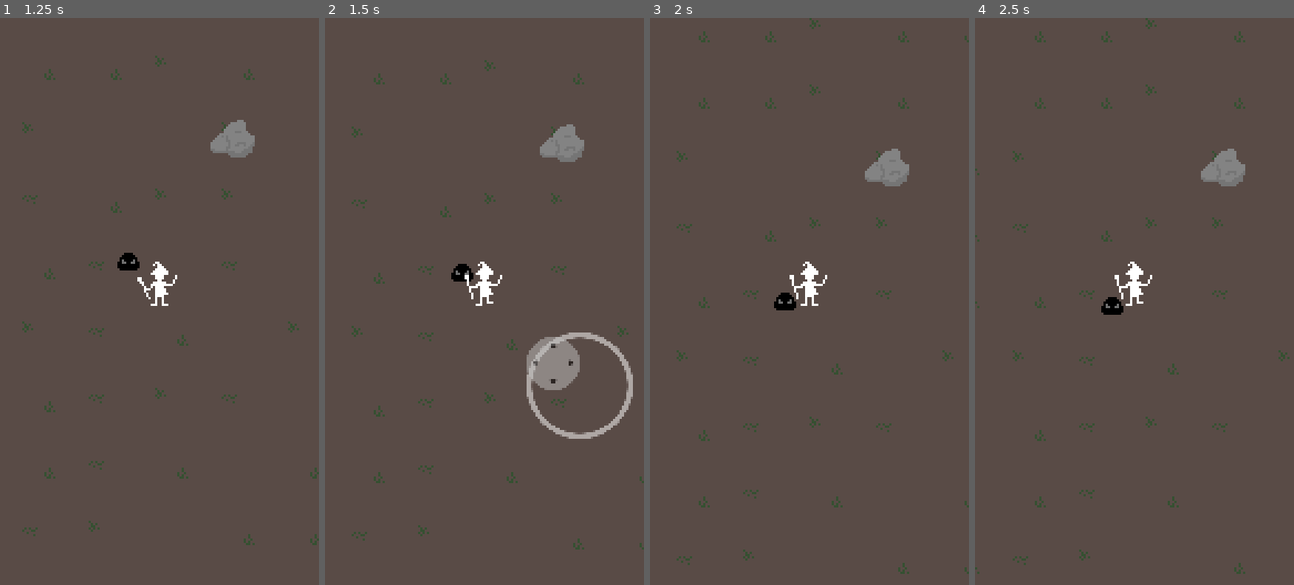
Above: before the commit, frames 1-4 (left to right).
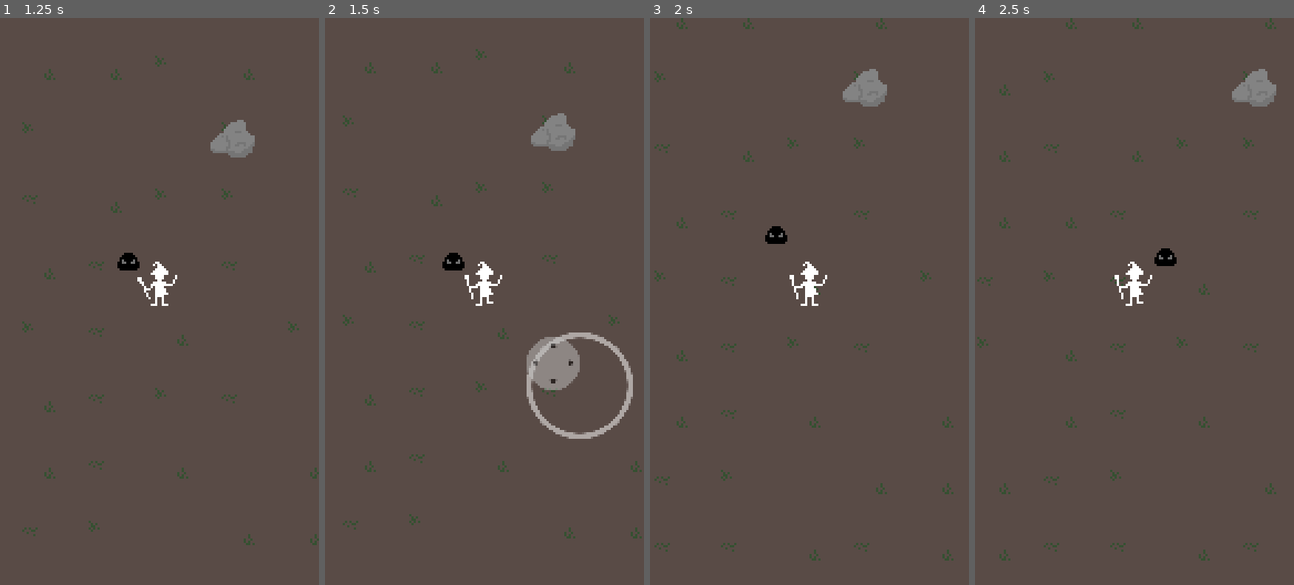
Above: after the commit, the same moments.

Repository: polyarik/wizard-legacy
Game: Godot game, scene res://scenes/game/locations/demo_location.tscn
The game is run twice, just before and just after one commit, with the same random seed, the same clock (stepped at 60 frames per second) and the same inputs.
Inputs (mouse positions are in pixels of both pictures, inside the frame that each line leads up to):
- Up to frame 1 (1.25 s): move the mouse to (143, 414) at 0.52 s; hold Up (ui_up) from 0.53 s (still down); click (143, 414) at 0.67 s
- Up to frame 2 (1.5 s): release Up (ui_up) at 1.25 s; drag from (580, 386) to (484, 301) at 1.27 s
- Up to frame 3 (2 s): no input
- Up to frame 4 (2.5 s): move the mouse to (1038, 216) at 2.02 s; hold Left (ui_left) from 2.03 s (still down)

Frame 1 is identical in both runs. In frame 2, 2.2% of the frame differs, in the area x 5-100%, y 5-94%; in frame 3, 3.0%; in frame 4, 3.2%, in the area x 0-99%, y 0-99%.

Commit message:
✨ add knockback effect to enemy attacks

Diff:
--- a/scenes/game/characters/player/player.gd
+++ b/scenes/game/characters/player/player.gd
@@ -14,7 +14,7 @@
 @onready var animation_tree := $PlayerAnimationTree
 @onready var animation_state_machine = animation_tree.get("parameters/playback")
 
-# TEMP
+# TODO - implement something like "states"
 var in_casting_animation := false
 var is_hurt := false
 
@@ -92,8 +92,12 @@
 	var moveX := movement.x
 	var moveY := movement.y
 
-	velocity.x = (moveX * speed) if moveX else move_toward(velocity.x, 0, speed)
-	velocity.y = (moveY * speed) if moveY else move_toward(velocity.y, 0, speed)
+	if is_hurt: # TEMP - unwanted behavior: animation dependable
+		velocity.x = move_toward(velocity.x, moveX * speed, speed)
+		velocity.y = move_toward(velocity.y, moveY * speed, speed)
+	else:
+		velocity.x = (moveX * speed) if moveX else move_toward(velocity.x, 0, speed)
+		velocity.y = (moveY * speed) if moveY else move_toward(velocity.y, 0, speed)
 
 	move_and_slide()
 
@@ -135,6 +139,9 @@
 	if health == 0.0:
 		GameManager.on_player_death()
 
+func push(force: Vector2) -> void:
+	velocity += force
+
 # TODO - rewrite
 func pick_animation_state() -> void:
 	if is_hurt:
--- a/scenes/game/characters/slime/slime.gd
+++ b/scenes/game/characters/slime/slime.gd
@@ -8,10 +8,11 @@
 var speed := 20.0
 
 var damage := 10.0
+var push_force := 500.0 # TEMP
 var target: PlayerCharacter
 
 
-func _physics_process(_delta):
+func _physics_process(_delta) -> void:
 	# TODO - sense the player only if they're near, otherwise move randomly
 	if (target == null):
 		target = get_tree().get_first_node_in_group("Player")
@@ -27,9 +28,10 @@
 		queue_free()
 
 # TEMP
-func _on_hitbox_body_entered(body: Node2D):
+func _on_hitbox_body_entered(body: Node2D) -> void:
 	#if body.is_in_group("Player"):
 	if body == target:
 		body.apply_damage(damage)
 
-	print(body)
+		var push = position.direction_to(body.global_position) * push_force
+		body.push(push)
--- a/scenes/game/particles/magic_missile/magic_missile.gd
+++ b/scenes/game/particles/magic_missile/magic_missile.gd
@@ -10,7 +10,7 @@
 var damage := 5.0
 
 
-func _ready():
+func _ready() -> void:
 	hanlde_lifetime()
 
 func hanlde_lifetime() -> void:
@@ -37,6 +37,6 @@
 	elif body.is_in_group("Static"):
 		queue_free()
 
-func _exit_tree():
+func _exit_tree() -> void:
 	# TODO - play "destroy" animation
 	pass
